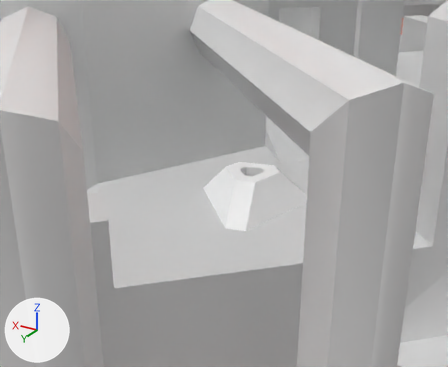
Renders of the Blender file assets/lvl/Bithia Dam.blend from each side of a commit.
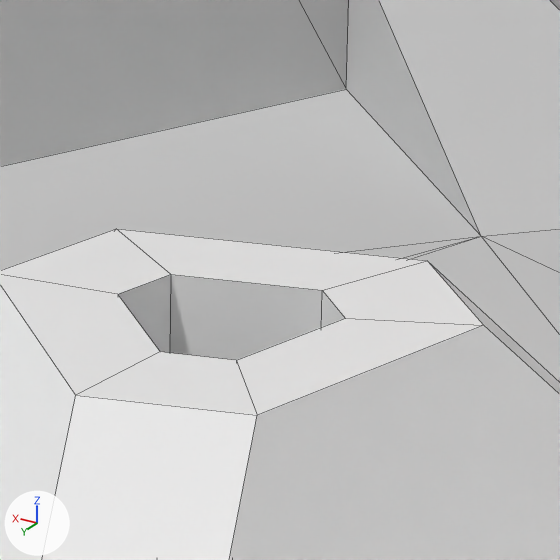
Each version appears first from a 50 mm lens placed at (-20.8, 43.92, 13.57), pointed at (-5.82, 18.95, 1.09), and next in a close-up on the part from 51% to 65% of the width and 37% to 54% of the height. Arrows for +X, +Y and +Z are at lower left; the lights stay in place. The close-ups show mesh edges as thin lines.

Script lines for the objects in view, before the commit:
```python
me_cube_003 = bpy.data.meshes.new('Cube.003')
me_cube_003.from_pydata(...)  # 24 vertices, 19 faces; spans x -2.0..3.12, y -2.96..2.96, z 0.0..1.76
# faces by material slot: [13, 6]
me_cube_003.materials.append(mat_default)  # white #ffffff
me_cube_003.materials.append(mat_inaccessible_001)  # white #ffffff
# before: 6 (0.64, 0.22, 1.76) at pixel (117, 294), 7 (0.64, -0.22, 1.76) at pixel (170, 274), 8 (-0.51, 0.44, 1.76) at pixel (236, 360), 9 (0.64, 0.22, 0.25), 10 (0.64, -0.22, 0.25)
# before: 11 (-0.51, 0.44, 0.25), 12 (-0.13, 0.66, 0.25), 13 (-0.13, -0.66, 0.25), 14 (-0.51, -0.44, 0.25), 15 (-0.13, 0.66, 1.76) at pixel (160, 351)
# before: 16 (-0.13, -0.66, 1.76) at pixel (322, 290), 17 (-0.51, -0.44, 1.76) at pixel (345, 318), 18 (-0.24, 1.43, 1.76) at pixel (75, 395), 19 (1.36, 0.51, 1.76), 20 (1.36, -0.51, 1.76) at pixel (116, 228)
# before: 21 (-0.24, -1.43, 1.76) at pixel (427, 260), 22 (-1.12, -0.93, 1.76) at pixel (483, 325), 23 (-1.12, 0.93, 1.76) at pixel (257, 415)
me_dam_groupmesh_6481 = bpy.data.meshes.new('dam_groupmesh_6481')
me_dam_groupmesh_6481.from_pydata(...)  # 1277 vertices, 1390 faces, 1 loose edge; spans x -56.0..56.0, y -119.0..119.0, z -36.0..36.0
# faces by material slot: [1264, 126]
me_dam_groupmesh_6481.materials.append(mat_accessible)  # light grey #dddddd
me_dam_groupmesh_6481.materials.append(mat_inaccessible)  # pink #ffb4a3
ob_cube_000_proxy_001 = bpy.data.objects.new('Cube.000_proxy.001', me_cube_003)
ob_cube_000_proxy_001.location = (-7.013, 18.223, -0.004)
ob_cube_000_proxy_001.rotation_euler = (0.0, 0.0, -0.262)  # degrees (0, 0, -15)
ob_dam_groupmesh_6481 = bpy.data.objects.new('dam_groupmesh_6481', me_dam_groupmesh_6481)
ob_dam_groupmesh_6481.location = (4.3, -0.032, 20.067)
```
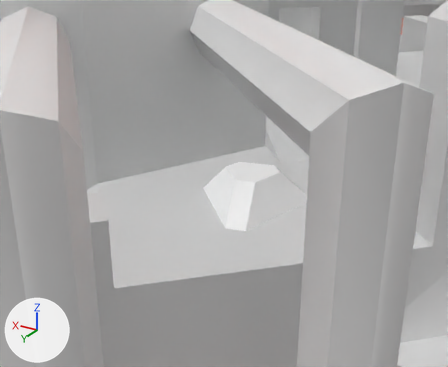
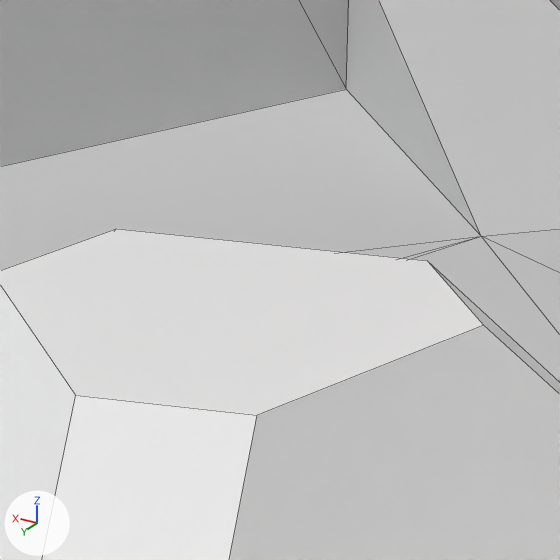
Where the change shows, as pixel boxes (x1, y1, x2, y2) in the close-ups (560 x 560 px):
part 1 of me_cube_003, cut back
    both: (0, 229, 483, 415)

The change, as a list of edits to the scene's bpy script:
```text
Change me_cube_003:
    where me_cube_003.from_pydata(...)  # 24 vertices, 19 faces; spans x -2.0..3.12, y -2.96..2.96, z 0.0..1.76
    used by ob_cube_000_proxy_001; location = (-7.013, 18.223, -0.004); rotation_euler = (0.0, 0.0, -0.262), in degrees (0, 0, -15)
    verts and faces of me_cube_003; kept vertices keep their numbers, new ones are numbered from 24
    me_cube_003 part 1
    add delete_vertices([*range(6, 18)])  # with the faces that use them
    add faces += [(18, 23, 22, 21, 20, 19)]
    remove me_cube_003.materials.append(mat_inaccessible_001)  # white #ffffff
```
